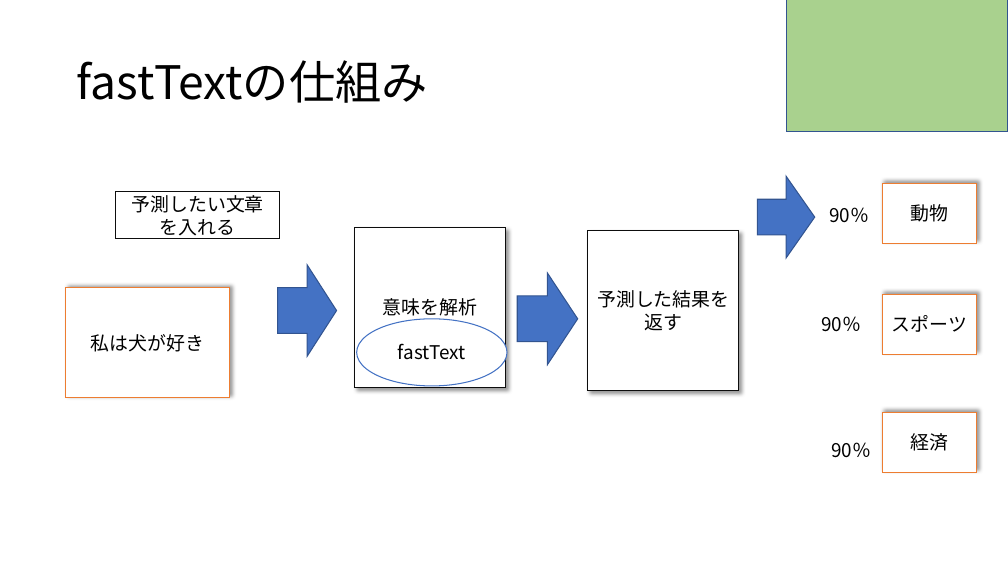
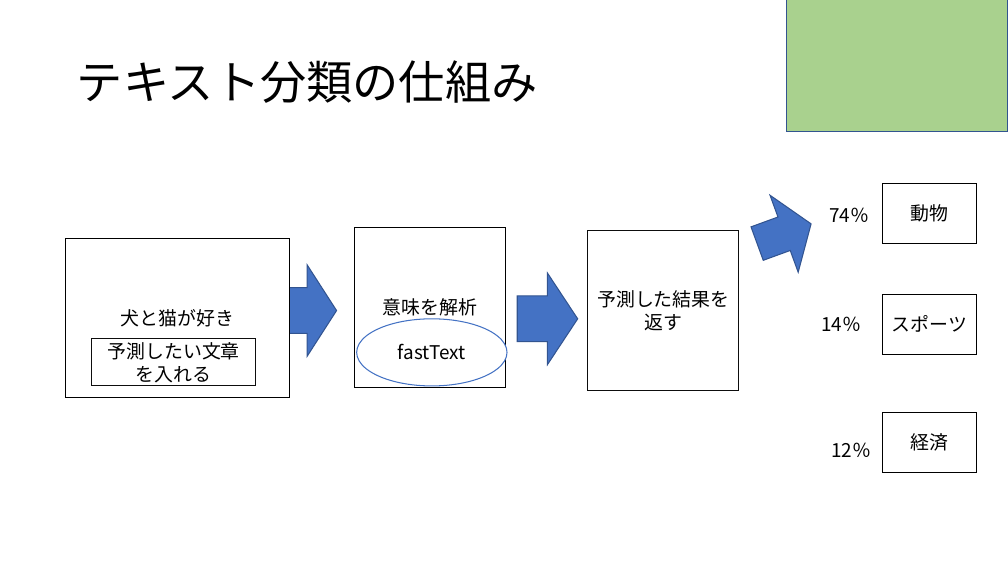
Before and after one commit to RikiishiSuzunosuke/AIspeaker_yosie, a slide deck: slide 2 of presentation/fasttext.pptx. Drawn at 1008x567 pixels with LibreOffice and Linux fonts; fonts in the diff are those of the drawing. Boxes give left, top, right and bottom in pixels: in the first picture for what was removed or moved away, otherwise in the second. Text is boxed around its words. In the diff, an @@ line names an element or a change of style, - is before the commit and + after.

Commit message:
update

```diff
--- a/presentation/fasttext.pptx
+++ b/presentation/fasttext.pptx
@@ title at <box>77,60,538,103</box>: text changed @@
-fastTextの仕組み
+テキスト分類の仕組み
@@ up arrow at <box>743,185,825,282</box>: rotation 270 to 249 degrees @@
@@ text at <box>830,207,870,222</box>: text changed @@
-90％
+74％
@@ outline #ED7D31 1 pt to #000000 1 pt; shadow off in 4 elements at <box>882,183,976,243</box>, <box>882,413,976,473</box>, <box>882,295,976,355</box>, <box>66,239,290,398</box> @@
@@ rectangle "犬と猫が好き": place and size @@
-rectangle "犬と猫が好き" at <box>66,288,229,398</box>
+rectangle "犬と猫が好き" at <box>66,239,290,398</box>
@@ rectangle "意味を解析" at <box>355,228,506,387</box>: outline #0D0D0D 1 pt to #000000 1 pt; shadow off @@
@@ rectangle "予測した結果を返す" at <box>588,231,740,390</box>: shadow off @@
@@ text in rectangle at <box>121,309,234,327</box>: text changed @@
-私は犬が好き
+犬と猫が好き
@@ text at <box>821,316,861,331</box>: text changed @@
-90％
+14％
@@ rectangle "予測したい文章": place and size @@
-rectangle "予測したい文章" at <box>116,191,279,239</box>
+rectangle "予測したい文章" at <box>92,338,256,386</box>
@@ text at <box>831,442,871,457</box>: text changed @@
-90％
+12％
```
Also in this commit, not shown: 1 slide added.
